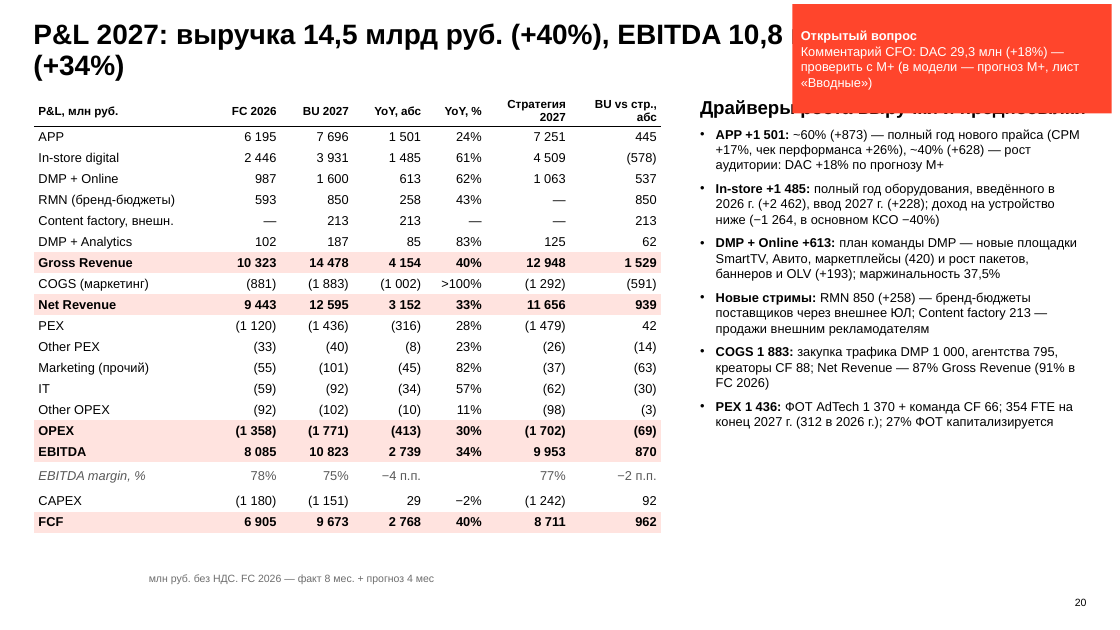
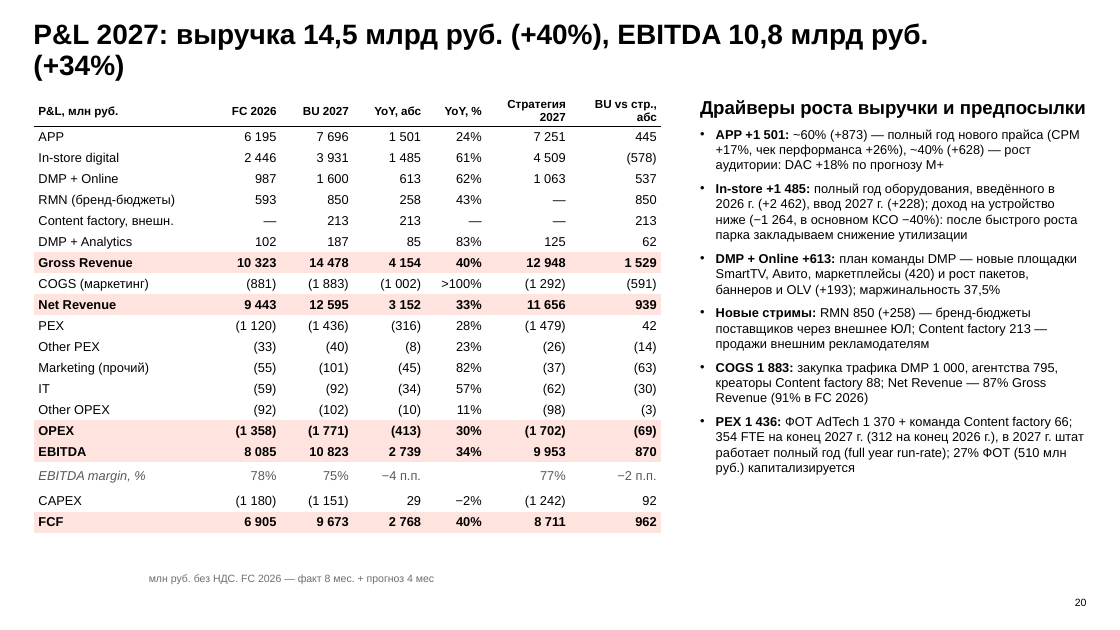
Before and after one commit to DenisMagnit/1, a slide deck: slide 20 of BU27_AdTech_final_deck_1016.pptx. Drawn at 1120x630 pixels with LibreOffice and Linux fonts; fonts in the diff are those of the drawing; background and template pictures are left out. Boxes give left, top, right and bottom in pixels: in the first picture for what was removed or moved away, otherwise in the second. Text is boxed around its words. In the diff, an @@ line names an element or a change of style, - is before the commit and + after.

```diff
--- a/BU27_AdTech_final_deck_1016.pptx
+++ b/BU27_AdTech_final_deck_1016.pptx
@@ rectangle removed at (792,4,1112,113) @@
-Открытый вопрос
-Комментарий CFO: DAC 29,3 млн (+18%) — проверить с М+ (в модели — прогноз М+, лист «Вводные»)
@@ text at (716,183,1078,242): text changed @@
-• In-store +1 485: полный год оборудования, введённого в 2026 г. (+2 462), ввод 2027 г. (+228); доход на устройство ниже (−1 264, в основном КСО −40%)
+• In-store +1 485: полный год оборудования, введённого в 2026 г. (+2 462), ввод 2027 г. (+228); доход на устройство ниже (−1 264, в основном КСО −40%): после быстрого роста парка закладываем снижение утилизации
@@ text at (716,362,1084,475): text changed @@
-• COGS 1 883: закупка трафика DMP 1 000, агентства 795, креаторы CF 88; Net Revenue — 87% Gross Revenue (91% в FC 2026)
-• PEX 1 436: ФОТ AdTech 1 370 + команда CF 66; 354 FTE на конец 2027 г. (312 в 2026 г.); 27% ФОТ капитализируется
+• COGS 1 883: закупка трафика DMP 1 000, агентства 795, креаторы Content factory 88; Net Revenue — 87% Gross Revenue (91% в FC 2026)
+• PEX 1 436: ФОТ AdTech 1 370 + команда Content factory 66; 354 FTE на конец 2027 г. (312 на конец 2026 г.), в 2027 г. штат работает полный год (full year run-rate); 27% ФОТ (510 млн руб.) капитализируется
```
Also in this commit, not shown: 8 other slides changed.
